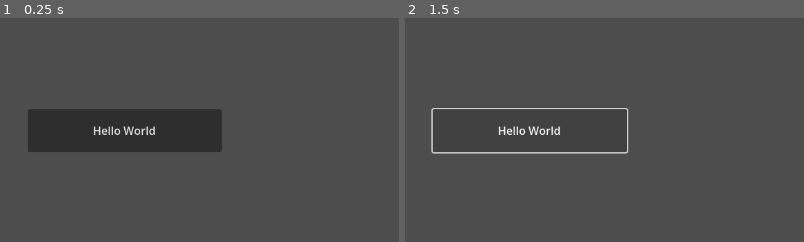
Above: before the commit, frames 1-2 (left to right).
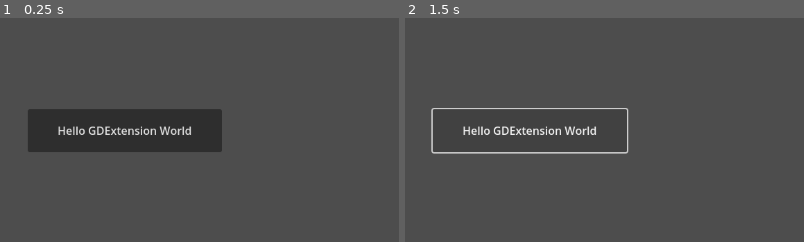
Above: after the commit, the same moments.

Repository: m4gr3d/GDExtension-Android-Plugin-Template
Game: Godot game, scene res://main.tscn
Same seed, same stepped clock (60 frames per second), same inputs: the game is played once before the commit and once after it.
Inputs:
- Up to frame 1 (0.25 s): no input
- Up to frame 2 (1.5 s): click "Hello World" (after the commit: "Hello GDExtension World") at 0.5 s; click "Hello World" (after the commit: "Hello GDExtension World") at 1.25 s
The pictures show only the part of the screen within x 0-50%, y 18-68%; the shares and areas given below are measured in that part.

The runs differ from the first frame. In frame 1, 0.8% of the frame differs, in the area x 14-48%, y 48-53%; in frame 2, 0.8%.

Commit message:
Update demo project button's label

Diff:
--- a/plugin/demo/main.tscn
+++ b/plugin/demo/main.tscn
@@ -14,6 +14,6 @@
 offset_top = 250.0
 offset_right = 320.0
 offset_bottom = 312.0
-text = "Hello World"
+text = "Hello GDExtension World"
 
 [connection signal="pressed" from="Button" to="." method="_on_Button_pressed"]
Not shown, changed: plugin/src/main/cpp/plugin_jni.cpp
